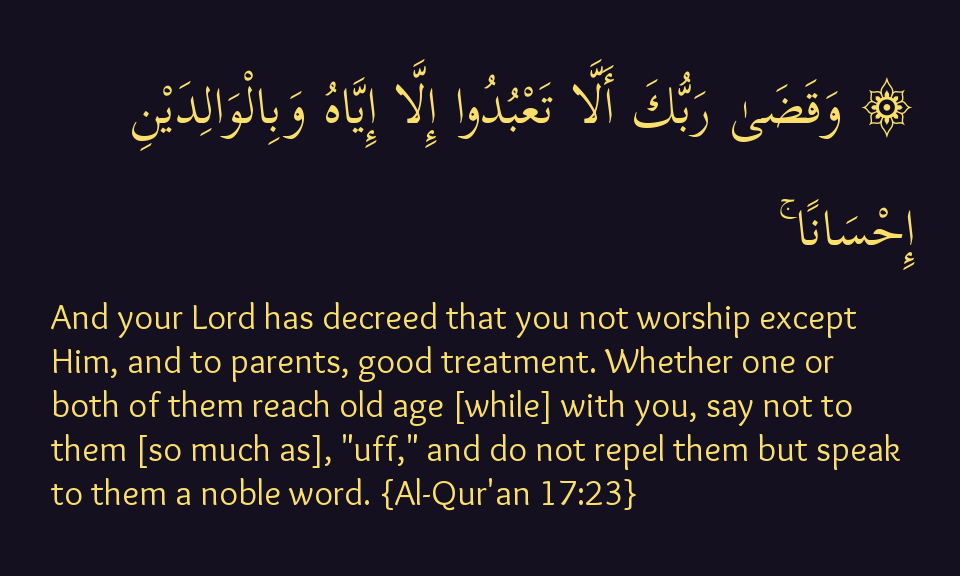
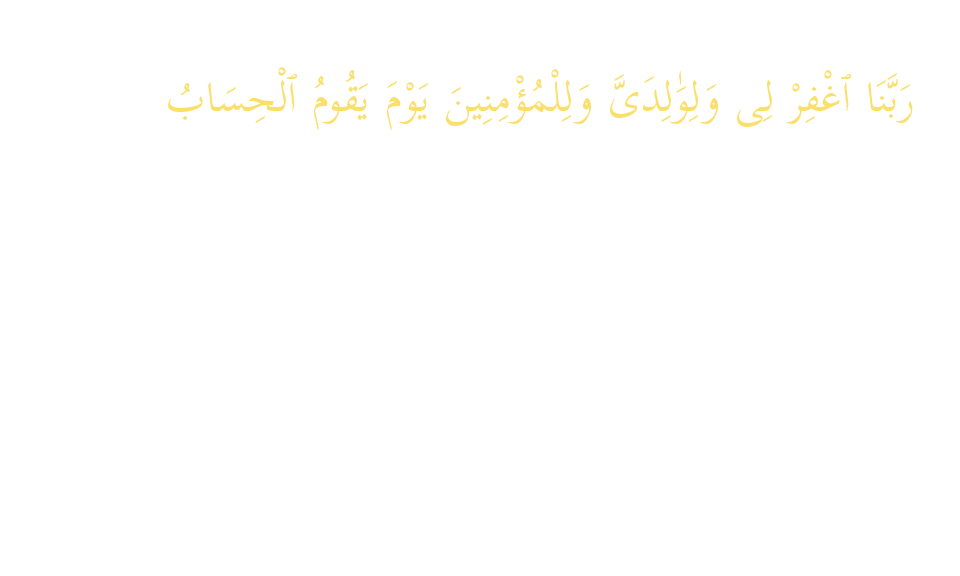
Two versions of the same layered image (w=960, h=576). Layer-by-layer changes:
hid "17:23", painted on it over box(51, 58, 915, 511)
showed "14:41", painted on it over box(106, 67, 913, 433)
hid "Background" over box(0, 0, 960, 576)
